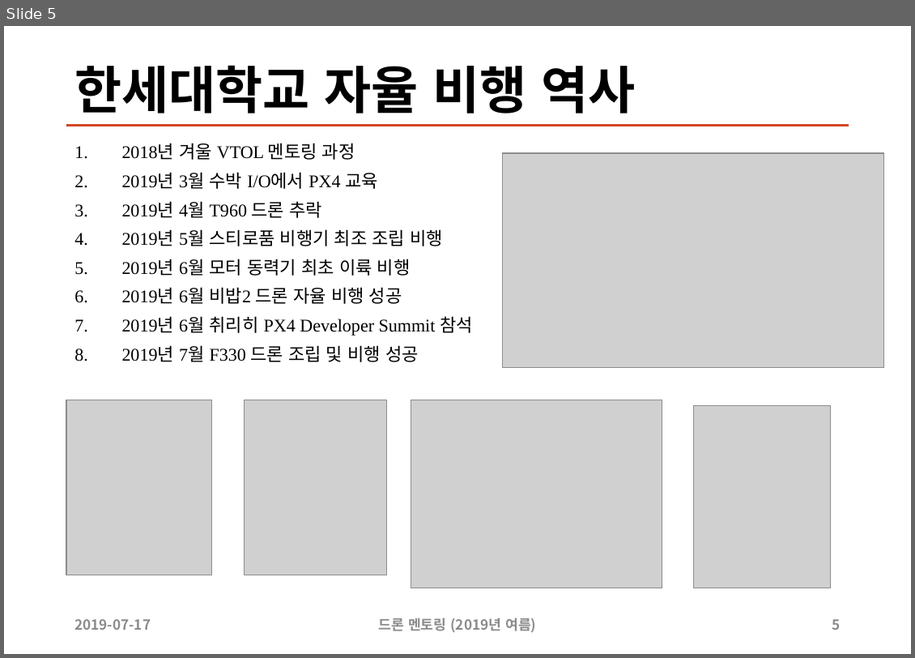
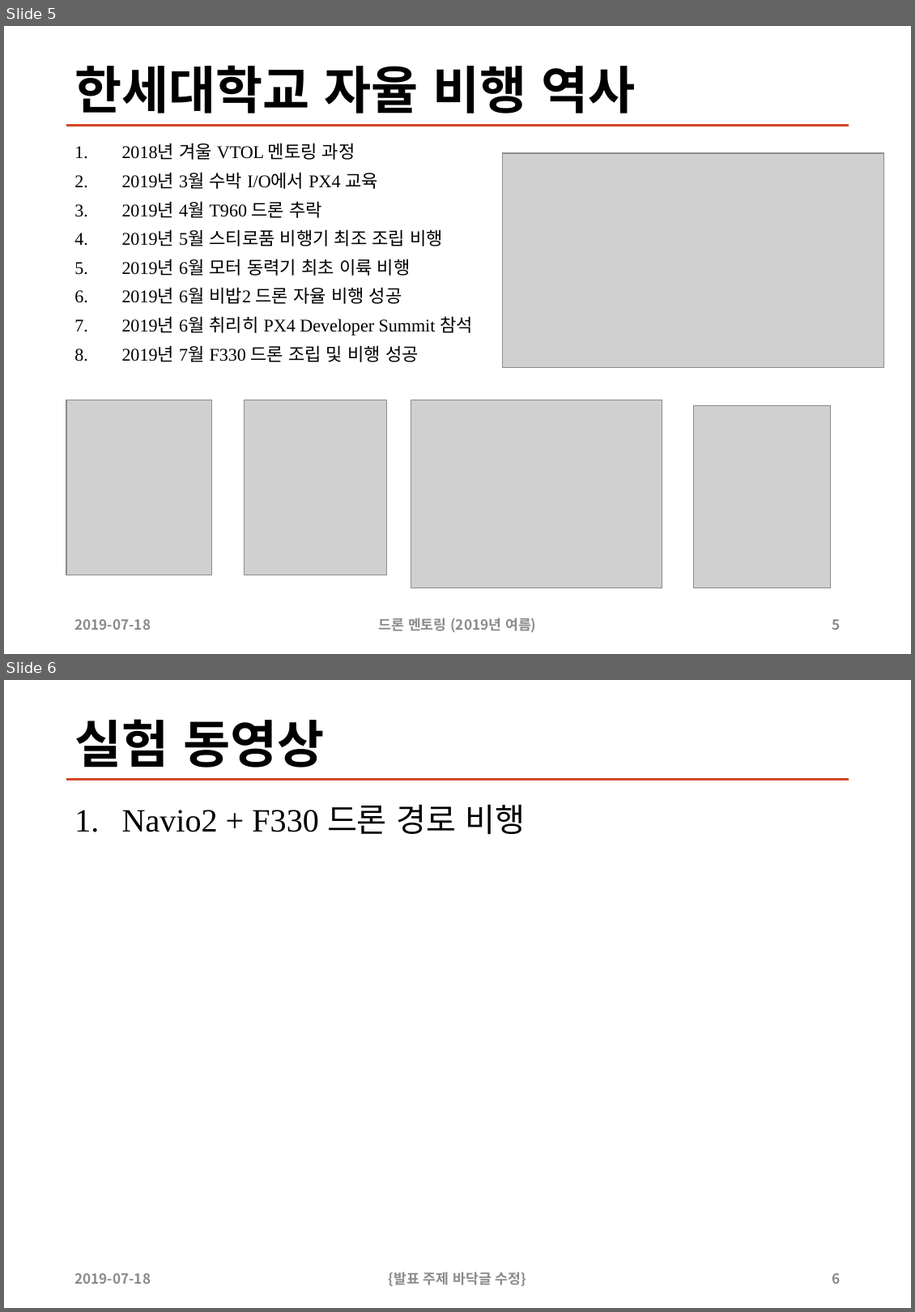
Before and after one commit to sunabove/drone_mentoring, a slide deck: 200 참고 자료/300 안양창조산업센터 홍보 자료.pptx. Shown one above the other, each under a label of ours: slide 5 before the commit, slides 5 and 6 after it. The pictures are 915x658 and 915x1312 pixels, drawn with LibreOffice and Linux fonts; fonts in the diff are those of the drawing; grey boxes stand for pictures. Boxes give left, top, right and bottom in pixels: in the first picture for what was removed or moved away, otherwise in the second. Text is boxed around its words. In the diff, an @@ line names an element or a change of style, - is before the commit and + after.

```diff
--- a/200 참고 자료/300 안양창조산업센터 홍보 자료.pptx
+++ b/200 참고 자료/300 안양창조산업센터 홍보 자료.pptx
@@ slide 6 added at (4, 680, 911, 1308), background #FFFFFF; not listed: 1 template element that a slide beside it also shows @@
@@ title added at (74, 719, 324, 767), 44 pt, text #000000, bold @@
+실험 동영상
@@ text added at (122, 804, 525, 835), 28 pt, text #000000 @@
+1. Navio2 + F330 드론 경로 비행
@@ text added at (74, 1273, 151, 1283), 12 pt, text #8C8C8C, bold @@
+2019-07-18
@@ text added at (389, 1271, 526, 1286), 12 pt, text #8C8C8C, bold @@
+{발표 주제 바닥글 수정}
@@ page number added at (832, 1273, 840, 1283), 12 pt, text #8C8C8C, bold @@
+6
@@ slide 5 changed as well @@
@@ text at (74, 619, 151, 629): text changed @@
-2019-07-17
+2019-07-18
```
Also in this commit, not shown: 6 other slides changed.
